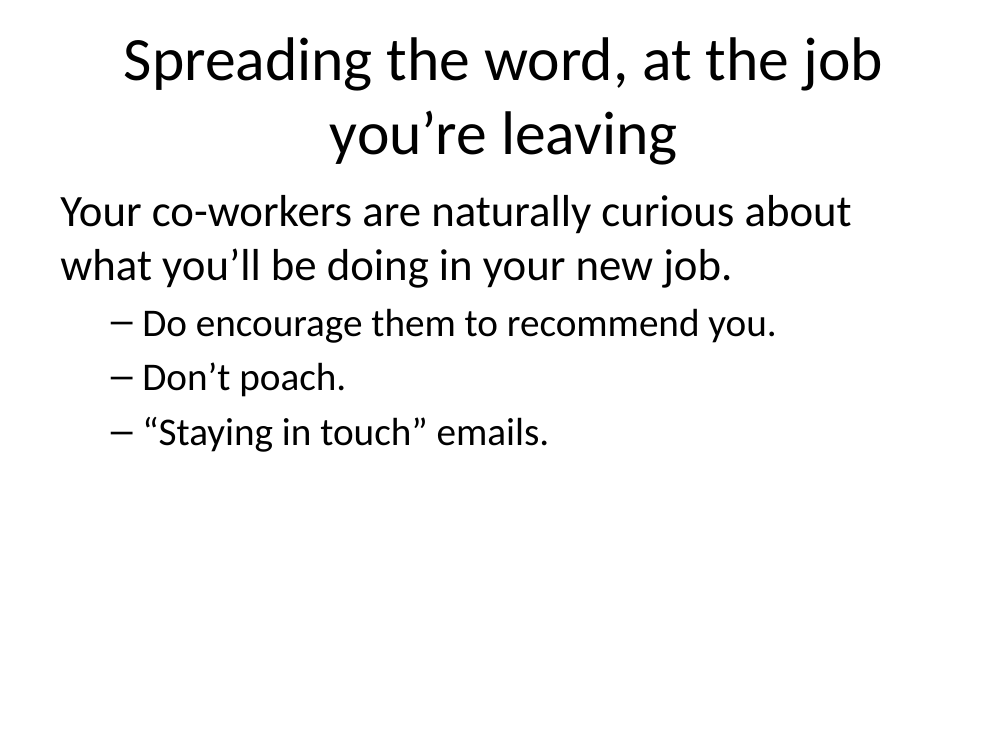
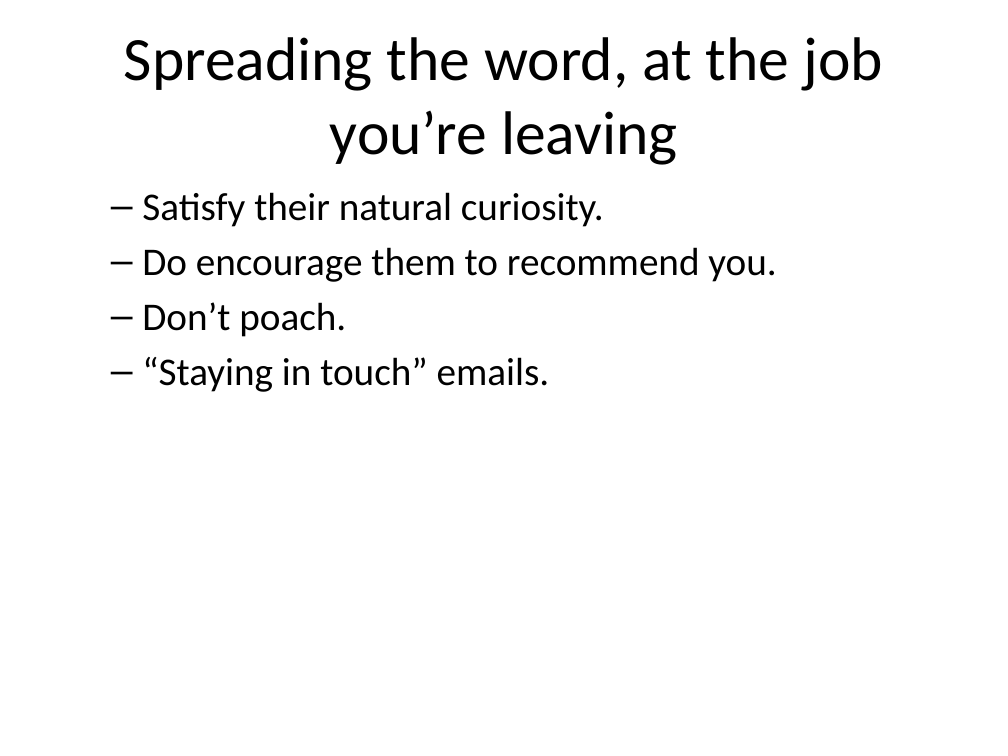
Before and after one commit to pmean/finding-customers, a slide deck: slide 7 of finding-customers.pptx. Drawn at 1008x756 pixels with LibreOffice and Linux fonts; fonts in the diff are those of the drawing. Boxes give left, top, right and bottom in pixels: in the first picture for what was removed or moved away, otherwise in the second. Text is boxed around its words. In the diff, an @@ line names an element or a change of style, - is before the commit and + after.

```diff
--- a/finding-customers.pptx
+++ b/finding-customers.pptx
@@ text at (142,192,604,227): text changed; size 32 to 28 pt @@
-Your co-workers are naturally curious about what you’ll be doing in your new job.
+  – Satisfy their natural curiosity.
```
Also in this commit, not shown: 3 other slides changed, 6 slides added, 1 other file.
